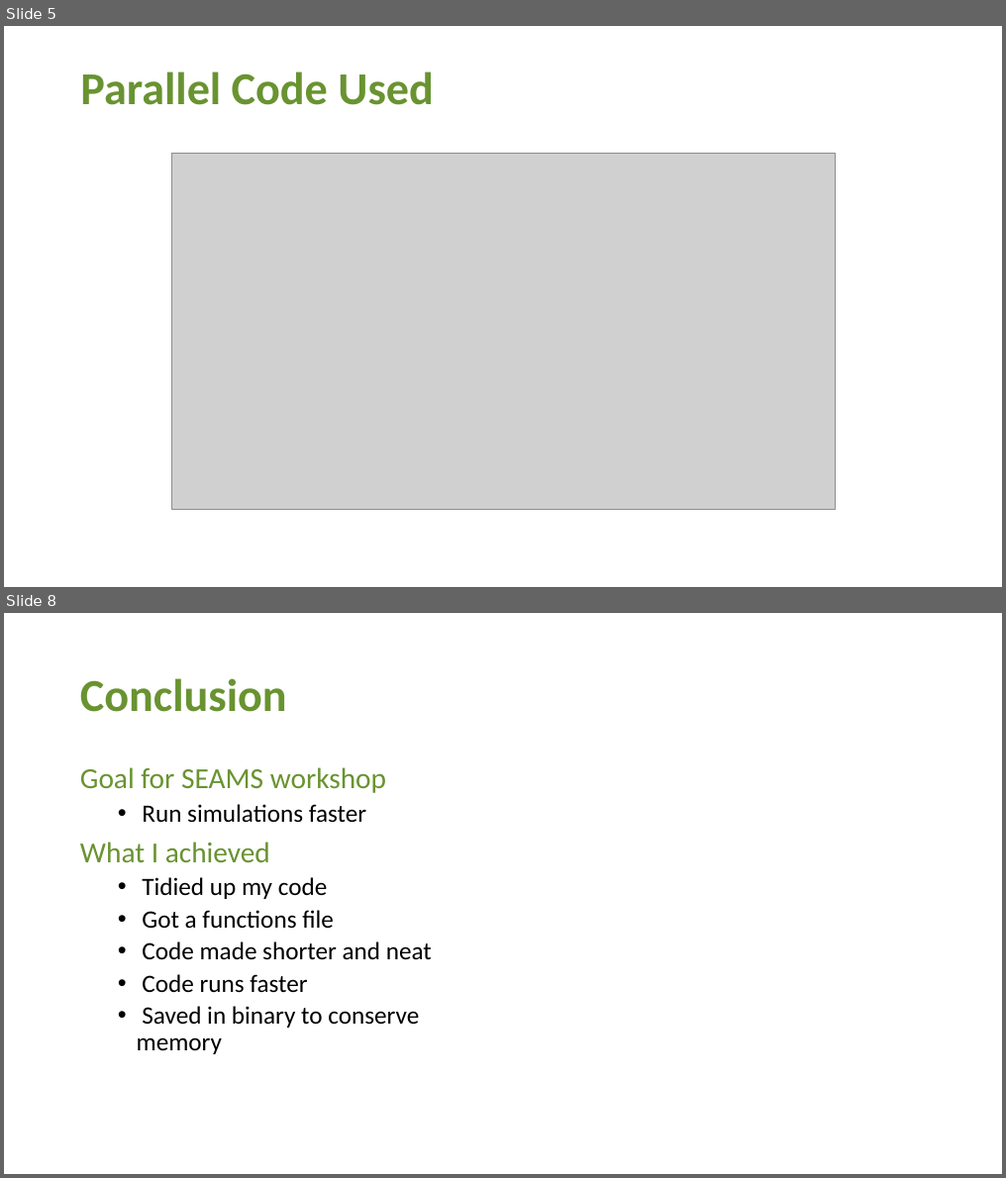
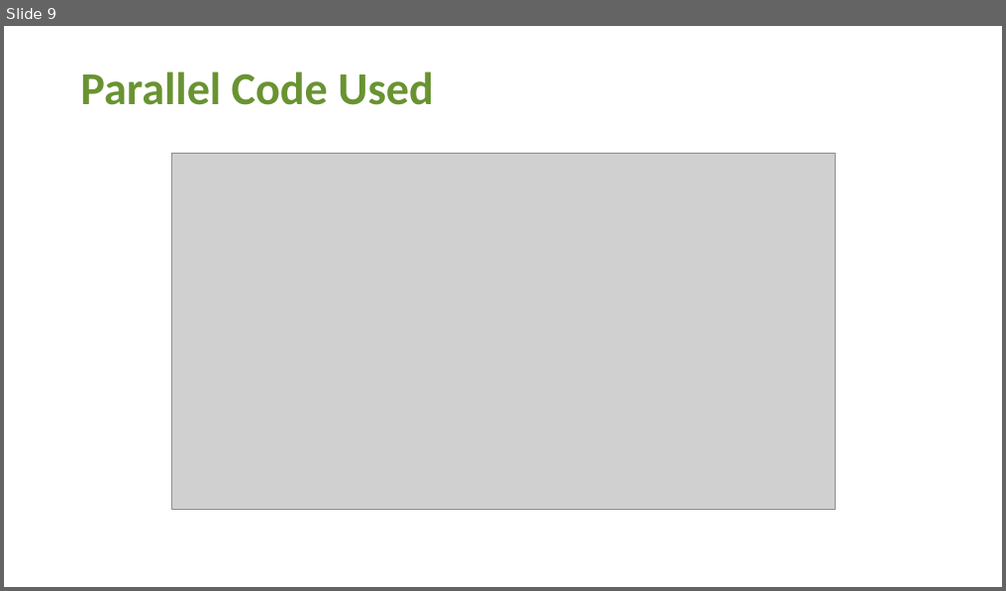
Before and after one commit to zenabu-suboi/masters_project, a slide deck: POWERPOINTS/Zenabu_SEAMS.pptx. Shown one above the other, each under a label of ours: slides 5 and 8 before the commit, slide 9 after it; the slides between them are not shown. The pictures are 1006x1178 and 1006x591 pixels, drawn with LibreOffice and Linux fonts; fonts in the diff are those of the drawing; grey boxes stand for pictures. Boxes give left, top, right and bottom in pixels: in the first picture for what was removed or moved away, otherwise in the second. Text is boxed around its words. In the diff, an @@ line names an element or a change of style, - is before the commit and + after.

Commit message:
seams last presentation editted

```diff
--- a/POWERPOINTS/Zenabu_SEAMS.pptx
+++ b/POWERPOINTS/Zenabu_SEAMS.pptx
@@ slide 8 removed at [4,613,1002,1174], background #FFFFFF @@
@@ title removed at [80,678,287,712] @@
-Conclusion
@@ text removed at [80,767,432,1055] @@
-Goal for SEAMS workshop
-  • Run simulations faster
-What I achieved
-  • Tidied up my code
-  • Got a functions file
-  • Code made shorter and neat
-  • Code runs faster
-  • Saved in binary to conserve memory
@@ what was slide 5 is now slide 9 @@
```
Also in this commit, not shown: 4 slides changed, 2 slides added.
